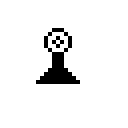
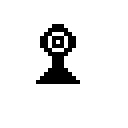
Comparing the layer stacks of the two 128 x 128 images. Changes:
painted on "Background" over [40, 24, 76, 56]
